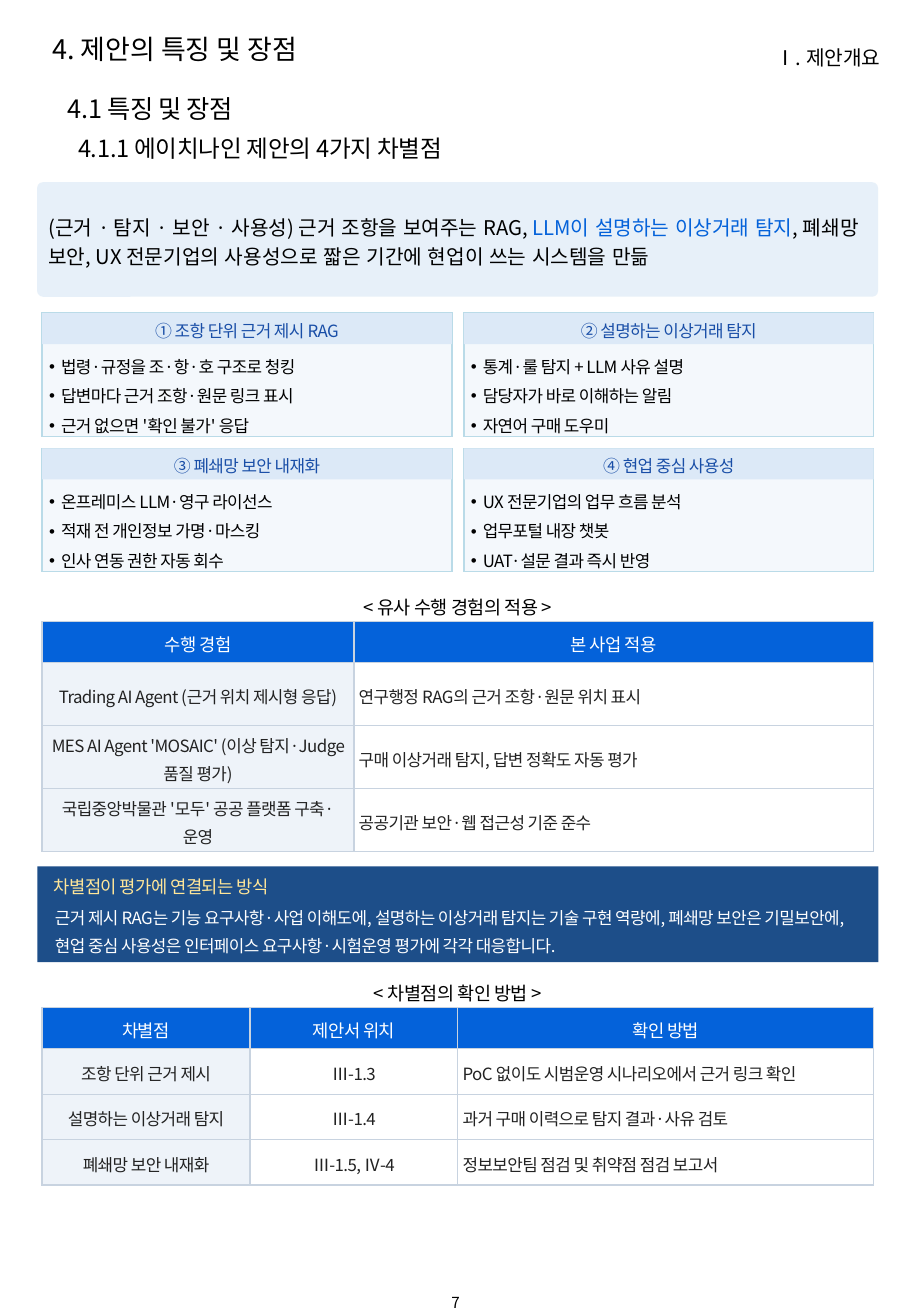
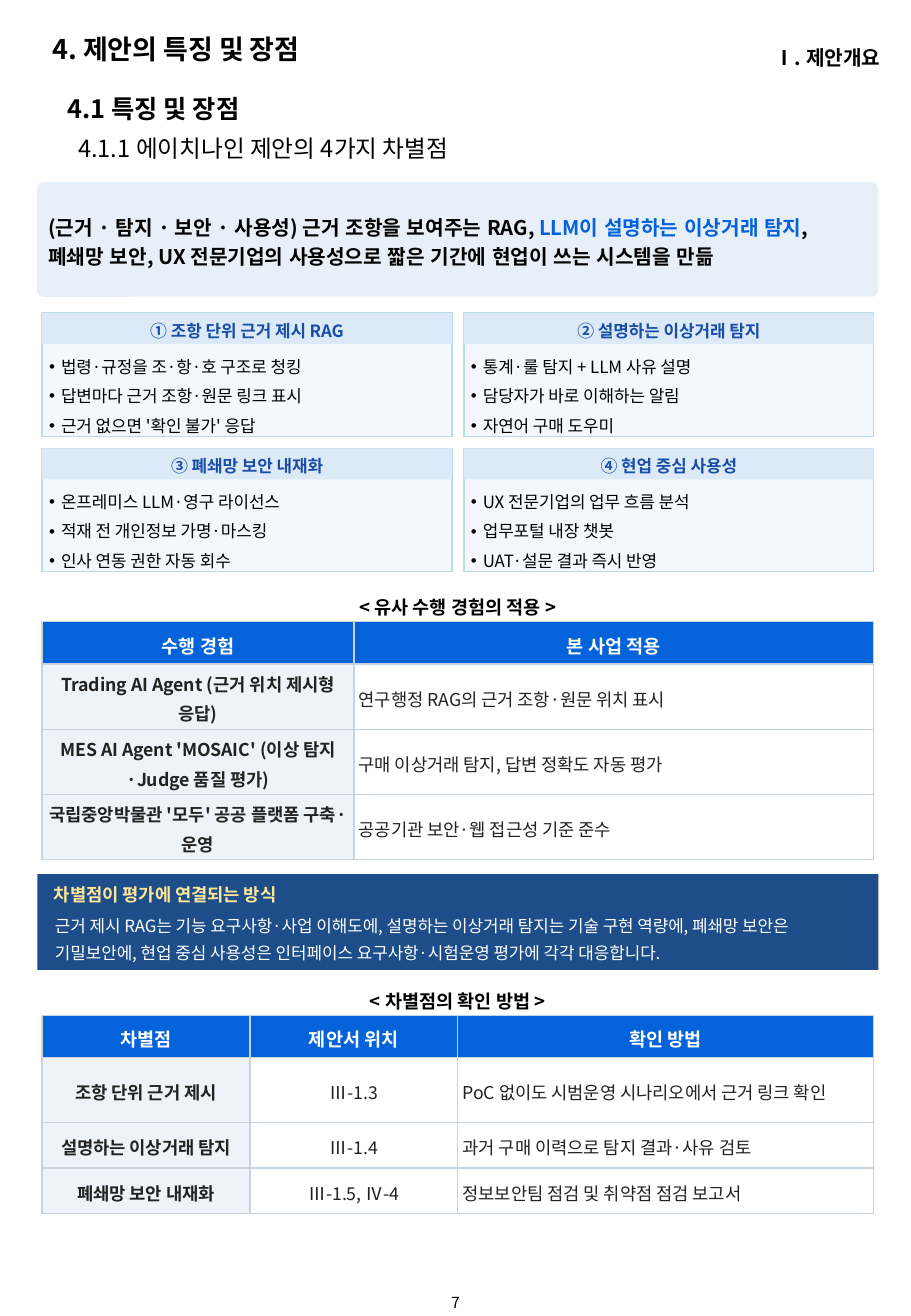
Before and after one commit to hwangsteeve-tech/hbjw, a slide deck: slide 7 of proposals/2026-08_kribb-ai-platform/kribb_proposal.pptx. Drawn at 911x1316 pixels with LibreOffice and Linux fonts; fonts in the diff are those of the drawing; background and template pictures are left out. Boxes give left, top, right and bottom in pixels: in the first picture for what was removed or moved away, otherwise in the second. Text is boxed around its words. In the diff, an @@ line names an element or a change of style, - is before the commit and + after.

```diff
--- a/proposals/2026-08_kribb-ai-platform/kribb_proposal.pptx
+++ b/proposals/2026-08_kribb-ai-platform/kribb_proposal.pptx
@@ text "4.1 특징 및 장점" at (x1=68, y1=96, x2=240, y2=121): letter spacing -0.2 to 0 pt, bold on @@
@@ text "4.1.1 에이치나인 제안의 4가지 차별점" at (x1=78, y1=137, x2=448, y2=159): letter spacing -0.2 to 0 pt @@
@@ bold on in 3 elements at (x1=52, y1=36, x2=300, y2=62), (x1=775, y1=48, x2=880, y2=67), (x1=38, y1=182, x2=878, y2=296) @@
@@ table at (x1=43, y1=622, x2=875, y2=860) @@
@@ size 10.5 to 11 pt in "수행 경험", "본 사업 적용" @@
@@ letter spacing -0.3 to 0 pt, size 10 to 10.5 pt @@
@@ bold on in "수행 경험", "본 사업 적용", "Trading AI Agent (근거 위치 제시형 응답)", "MES AI Agent 'MOSAIC' (이상 탐지·Judge 품질 ..." and 1 more places @@
@@ rectangle moved from (x1=38, y1=866, x2=879, y2=962) to (x1=38, y1=875, x2=879, y2=971) @@
@@ text "차별점이 평가에 연결되는 방식" moved from (x1=54, y1=878, x2=268, y2=895) to (x1=54, y1=886, x2=276, y2=903) @@
@@ letter spacing -0.3 to 0 pt in 5 elements at (x1=61, y1=359, x2=302, y2=437), (x1=483, y1=359, x2=691, y2=437), (x1=61, y1=494, x2=280, y2=572), (x1=483, y1=494, x2=690, y2=572), (x1=55, y1=918, x2=788, y2=962) @@
@@ text "근거 제시 RAG는 기능 요구사항·사업 ..." moved from (x1=55, y1=910, x2=844, y2=954) to (x1=55, y1=918, x2=788, y2=962) @@
@@ letter spacing -0.3 to 0 pt, bold on in 7 elements at (x1=43, y1=313, x2=452, y2=345), (x1=464, y1=313, x2=873, y2=345), (x1=43, y1=448, x2=452, y2=480), (x1=464, y1=448, x2=873, y2=480), (x1=374, y1=598, x2=541, y2=616), (x1=54, y1=886, x2=276, y2=903), (x1=385, y1=992, x2=530, y2=1010) @@
@@ text "< 차별점의 확인 방법 >" moved from (x1=387, y1=984, x2=528, y2=1002) to (x1=385, y1=992, x2=530, y2=1010) @@
@@ table at (x1=43, y1=1015, x2=873, y2=1213) @@
@@ size 10.5 to 11 pt in "차별점", "제안서 위치", "확인 방법" @@
@@ letter spacing -0.3 to 0 pt @@
@@ bold on in "차별점", "제안서 위치", "확인 방법", "조항 단위 근거 제시" and 2 more places @@
@@ size 10 to 10.5 pt in "조항 단위 근거 제시", "Ⅲ-1.3", "PoC 없이도 시범운영 시나리오에서 근거 링크 확인", "설명하는 이상거래 탐지" and 5 more places @@
@@ table resized from (x1=43, y1=1007, x2=873, y2=1184) to (x1=43, y1=1015, x2=873, y2=1213) @@
```
Also in this commit, not shown: 42 other slides changed, 19 other files.
